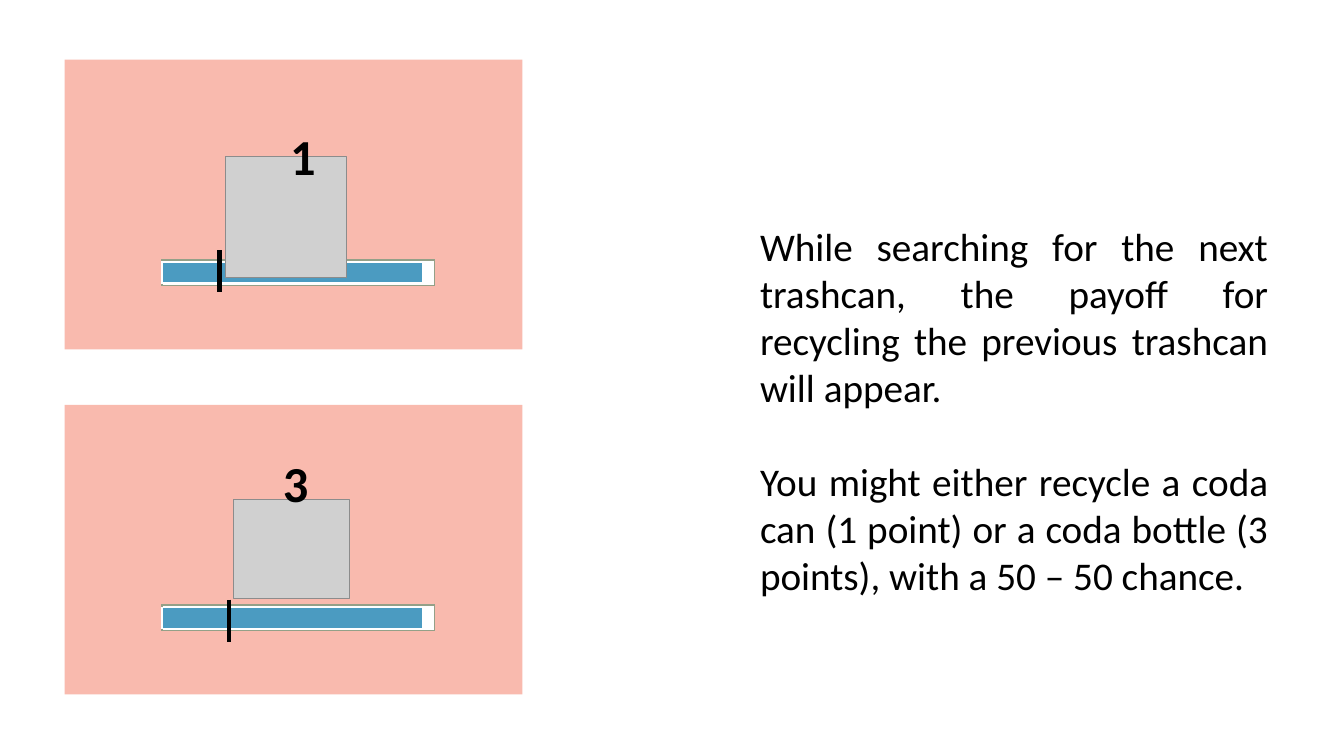
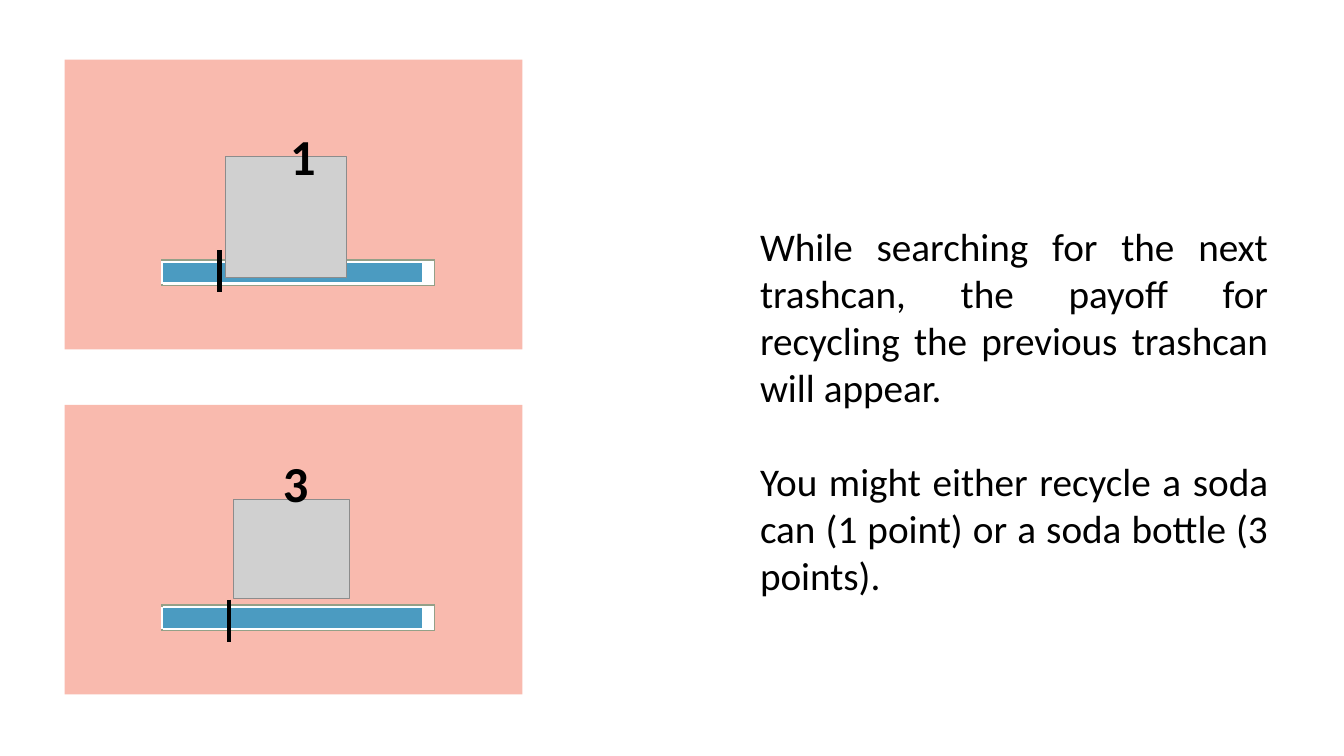
Before and after one commit to cd-lab/social_foraging, a slide deck: slide 12 of instructions.pptx. Drawn at 1344x756 pixels with LibreOffice and Linux fonts; fonts in the diff are those of the drawing; grey boxes stand for pictures; background and template pictures are left out. Boxes give left, top, right and bottom in pixels: in the first picture for what was removed or moved away, otherwise in the second. Text is boxed around its words. In the diff, an @@ line names an element or a change of style, - is before the commit and + after.

```diff
--- a/instructions.pptx
+++ b/instructions.pptx
@@ text at (760,468,1268,597): text changed @@
-You might either recycle a coda can (1 point) or a coda bottle (3 points), with a 50 – 50 chance.
+You might either recycle a soda can (1 point) or a soda bottle (3 points).
```
Also in this commit, not shown: 3 other slides changed, 1 other file.
